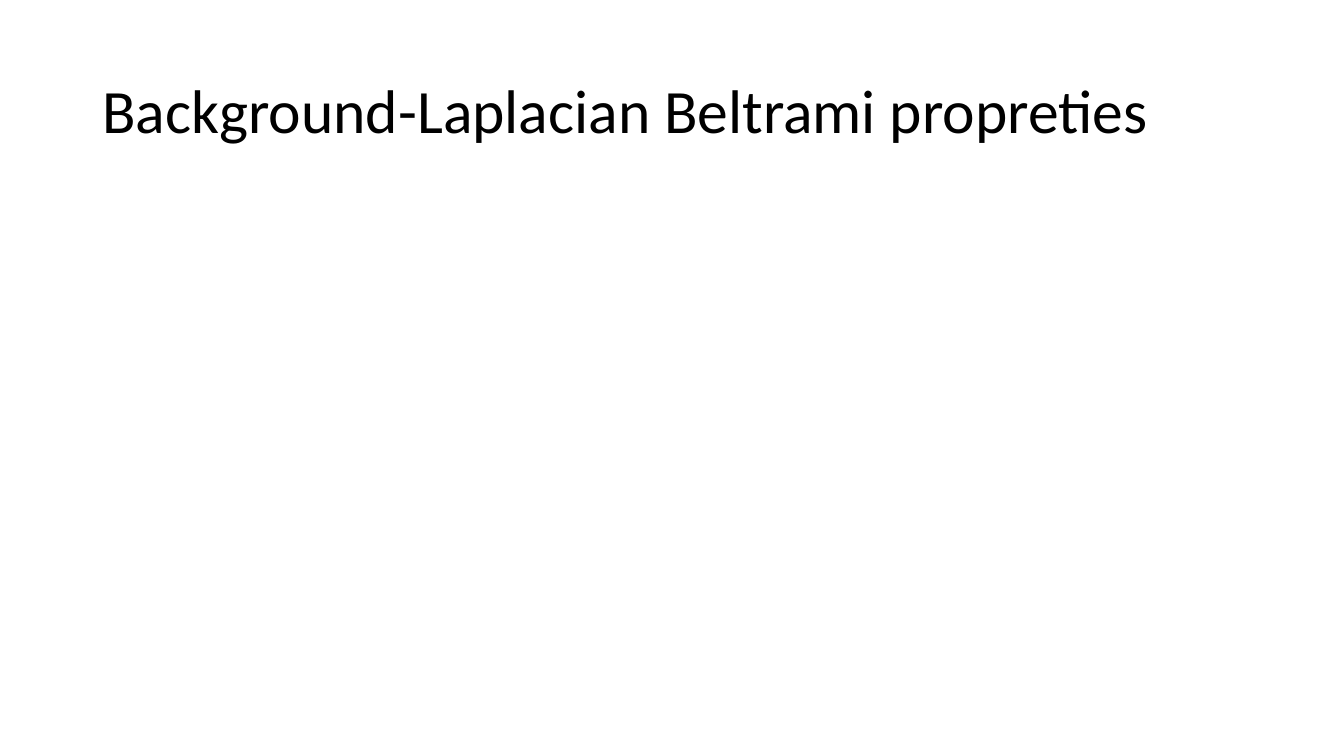
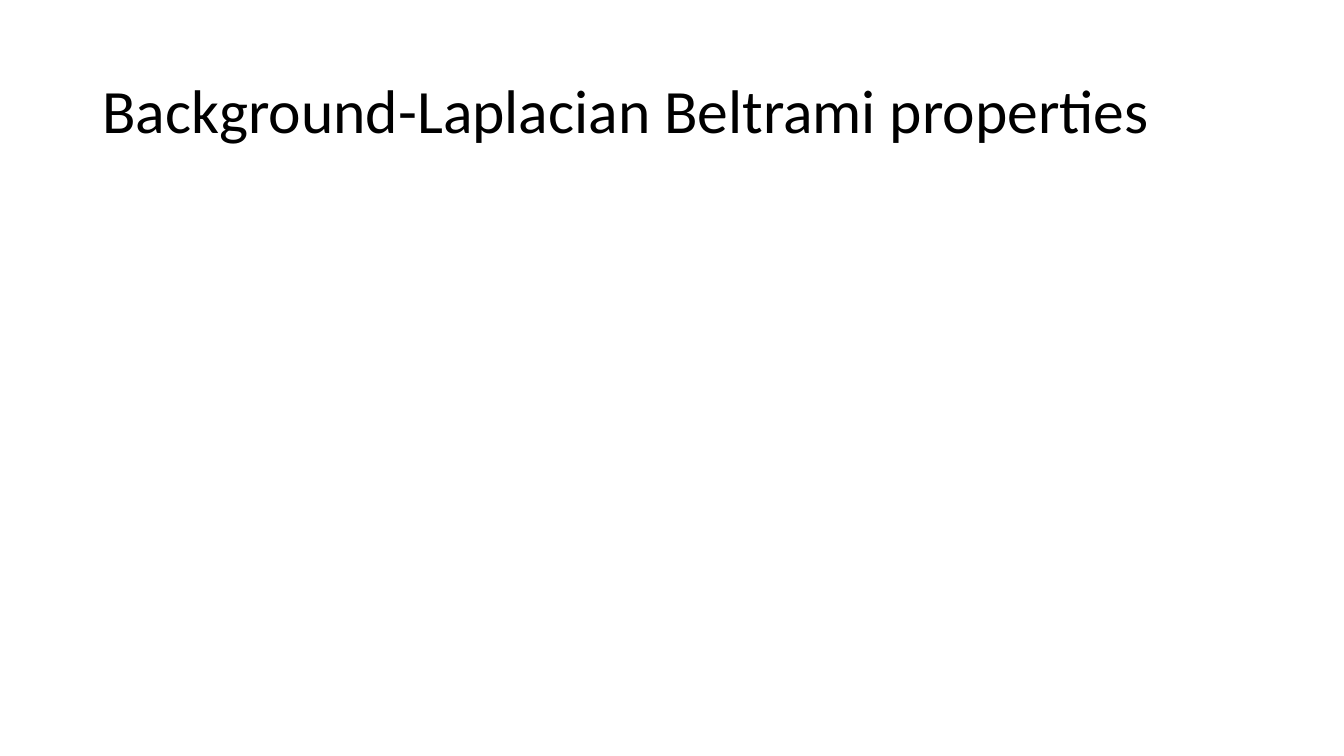
Before and after one commit to tsachiblau/geometricComputerVisionProject, a slide deck: slide 4 of Presentation.pptx. Drawn at 1344x756 pixels with LibreOffice and Linux fonts; fonts in the diff are those of the drawing; grey boxes stand for pictures. Boxes give left, top, right and bottom in pixels: in the first picture for what was removed or moved away, otherwise in the second. Text is boxed around its words. In the diff, an @@ line names an element or a change of style, - is before the commit and + after.

Commit message:
update

```diff
--- a/Presentation.pptx
+++ b/Presentation.pptx
@@ title at (102,90,1149,144): text changed @@
-Background-Laplacian Beltrami propreties
+Background-Laplacian Beltrami properties
```
